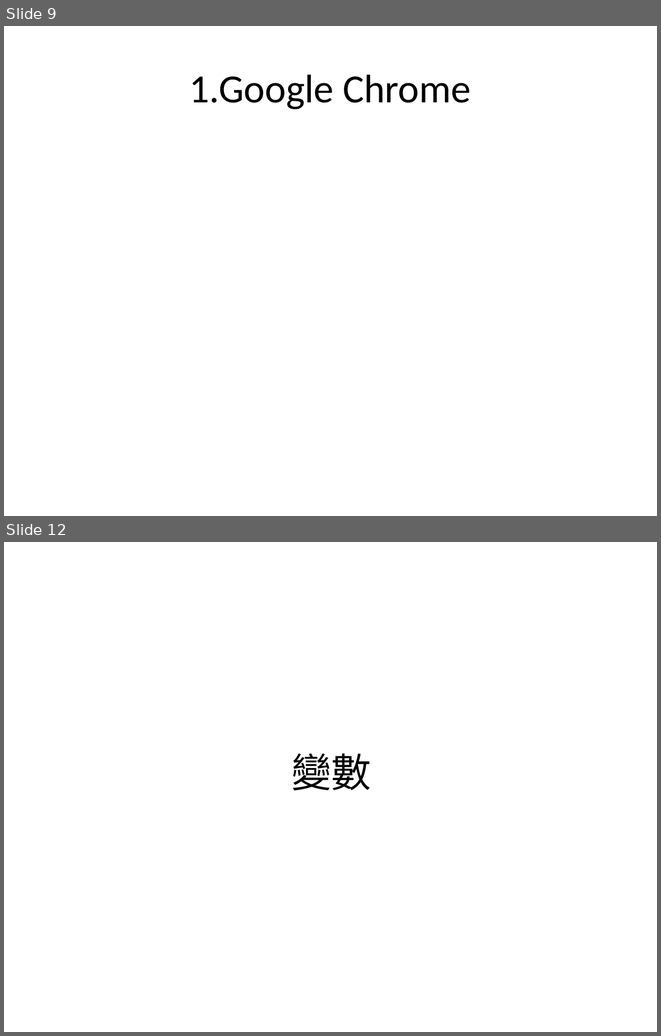
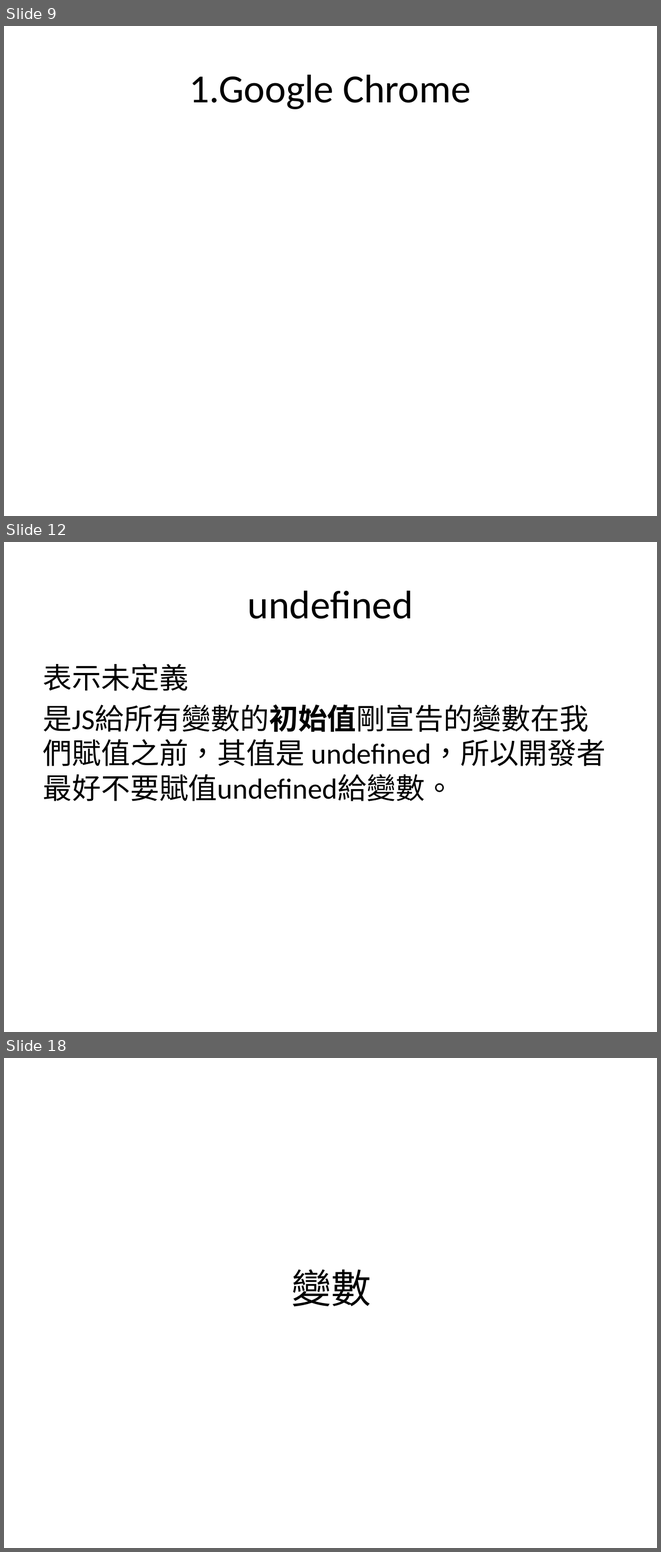
Before and after one commit to allen8101070/JavaScript-PPT, a slide deck: javaScript.pptx. Shown one above the other, each under a label of ours: slides 9 and 12 before the commit, slides 9, 12 and 18 after it; the slides between them are not shown. The pictures are 661x1036 and 661x1552 pixels, drawn with LibreOffice and Linux fonts; fonts in the diff are those of the drawing. Boxes give left, top, right and bottom in pixels: in the first picture for what was removed or moved away, otherwise in the second. Text is boxed around its words. In the diff, an @@ line names an element or a change of style, - is before the commit and + after.

```diff
--- a/javaScript.pptx
+++ b/javaScript.pptx
@@ slide 12 added at (x1=4, y1=542, x2=657, y2=1032), background #FFFFFF @@
@@ title added at (x1=248, y1=590, x2=413, y2=619), 44 pt, text #000000 @@
+undefined
@@ text added at (x1=43, y1=664, x2=606, y2=801), 32 pt, text #000000 @@
+表示未定義
+是JS給所有變數的初始值剛宣告的變數在我們賦值之前，其值是 undefined，所以開發者最好不要賦值undefined給變數。
@@ what was slide 12 is now slide 18 @@
```
Also in this commit, not shown: 9 slides changed, 24 other slides added, 4 slides removed.
